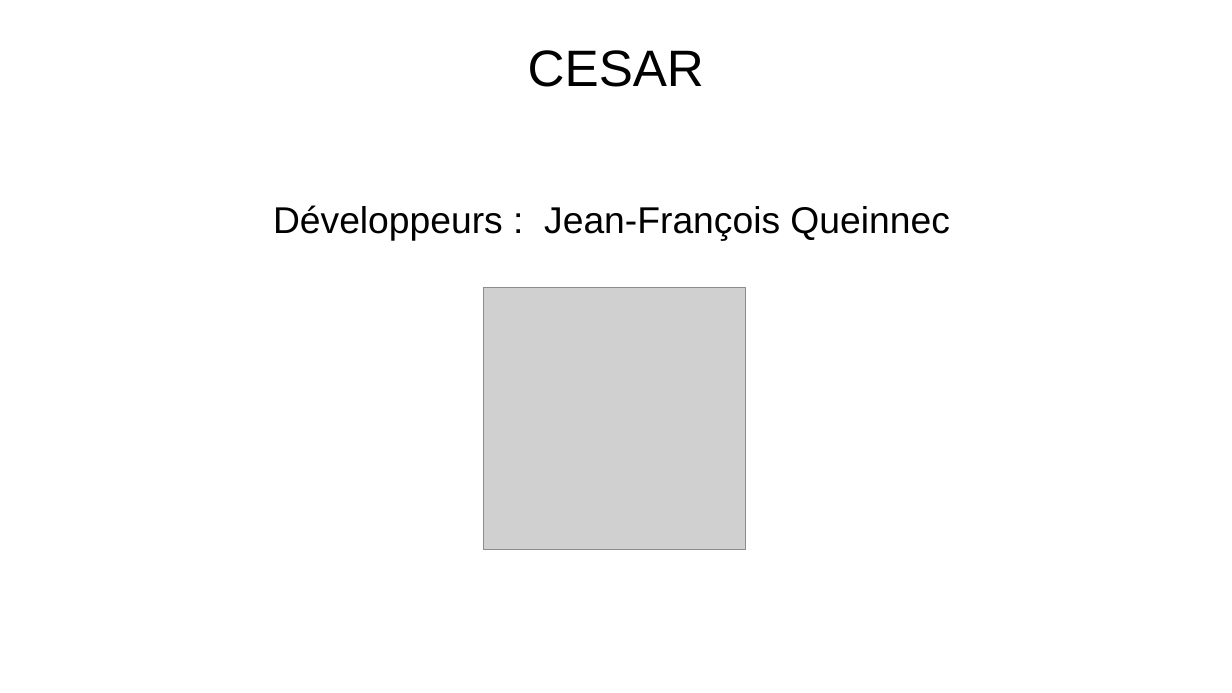
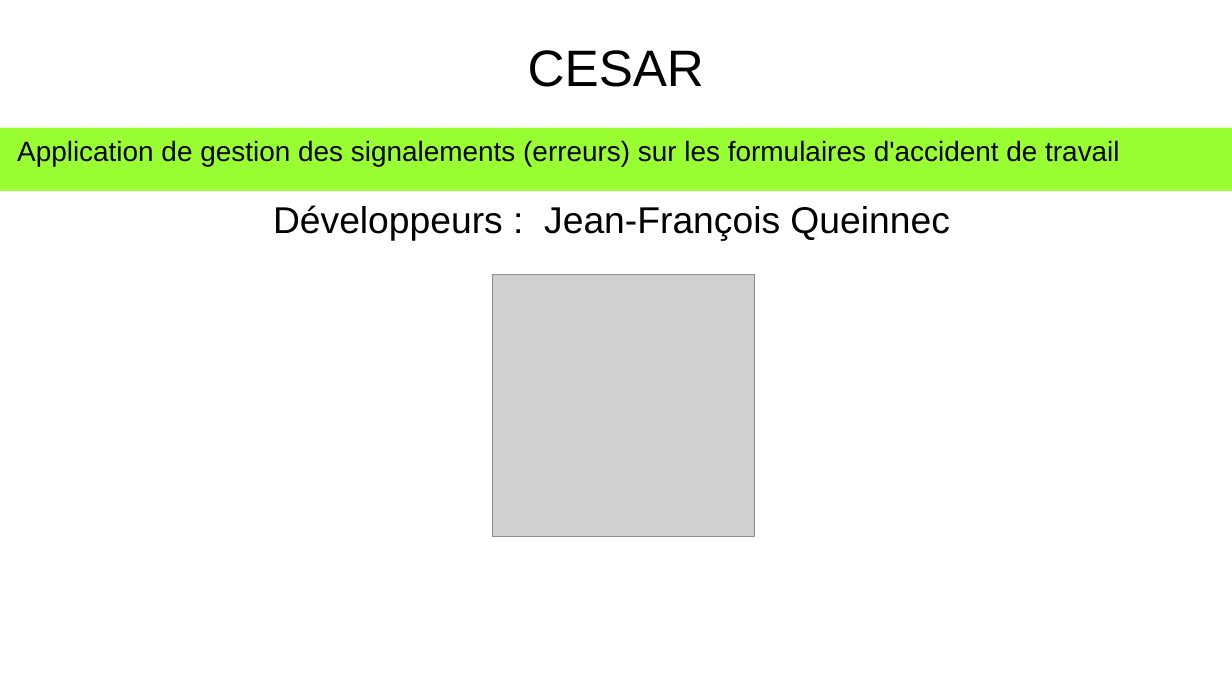
Before and after one commit to heylve/current, a slide deck: slide 4 of journee_metier/applications_présentation.odp. Drawn at 1232x693 pixels with LibreOffice and Linux fonts; fonts in the diff are those of the drawing; grey boxes stand for pictures; background and template pictures are left out. Boxes give left, top, right and bottom in pixels: in the first picture for what was removed or moved away, otherwise in the second. Text is boxed around its words. In the diff, an @@ line names an element or a change of style, - is before the commit and + after.

```diff
--- a/journee_metier/applications_présentation.odp
+++ b/journee_metier/applications_présentation.odp
@@ rectangle added at bbox=[0, 127, 1232, 191], fill #99FF33, 18 pt, text #000000 @@
+Application de gestion des signalements (erreurs) sur les formulaires d'accident de travail
@@ picture: place and size @@
-picture at bbox=[484, 287, 746, 549]
+picture at bbox=[493, 275, 755, 537]
```
Also in this commit, not shown: 5 other slides changed, 2 slides added, 1 slide removed, 6 other files.
